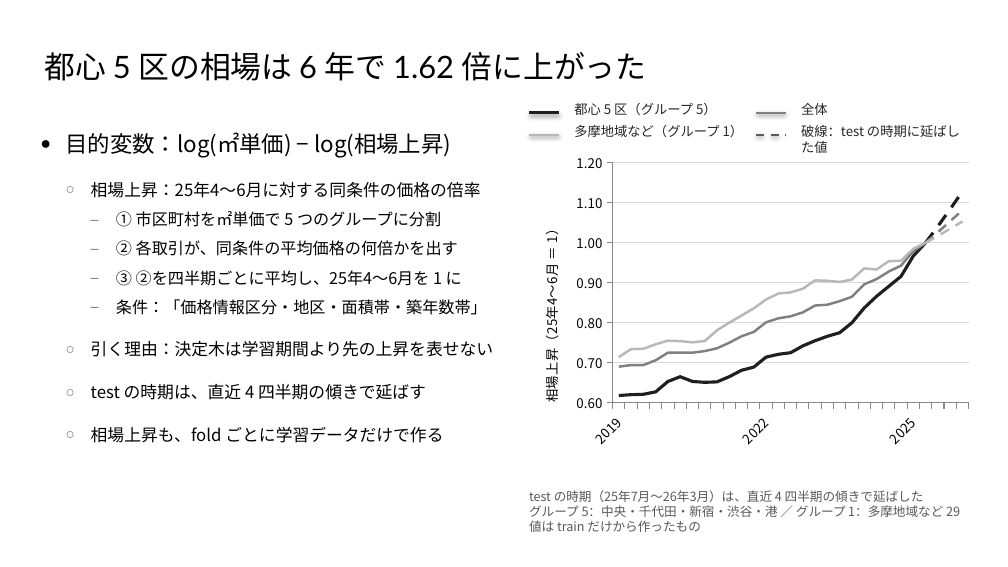
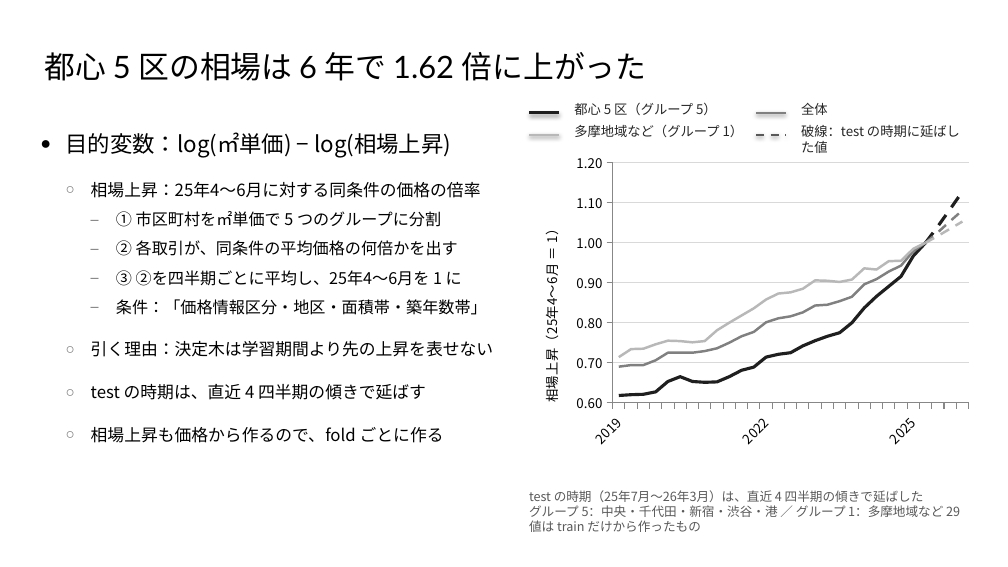
Before and after one commit to TaisukeFujise/condominium-price-pred, a slide deck: slide 4 of slides/final/final.pptx. Drawn at 1008x567 pixels with LibreOffice and Linux fonts; fonts in the diff are those of the drawing. Boxes give left, top, right and bottom in pixels: in the first picture for what was removed or moved away, otherwise in the second. Text is boxed around its words. In the diff, an @@ line names an element or a change of style, - is before the commit and + after.

```diff
--- a/slides/final/final.pptx
+++ b/slides/final/final.pptx
@@ text at box(91, 427, 444, 443): text changed @@
-  ○ 相場上昇も、fold ごとに学習データだけで作る
+  ○ 相場上昇も価格から作るので、fold ごとに作る
```
Also in this commit, not shown: 1 other slide changed.
